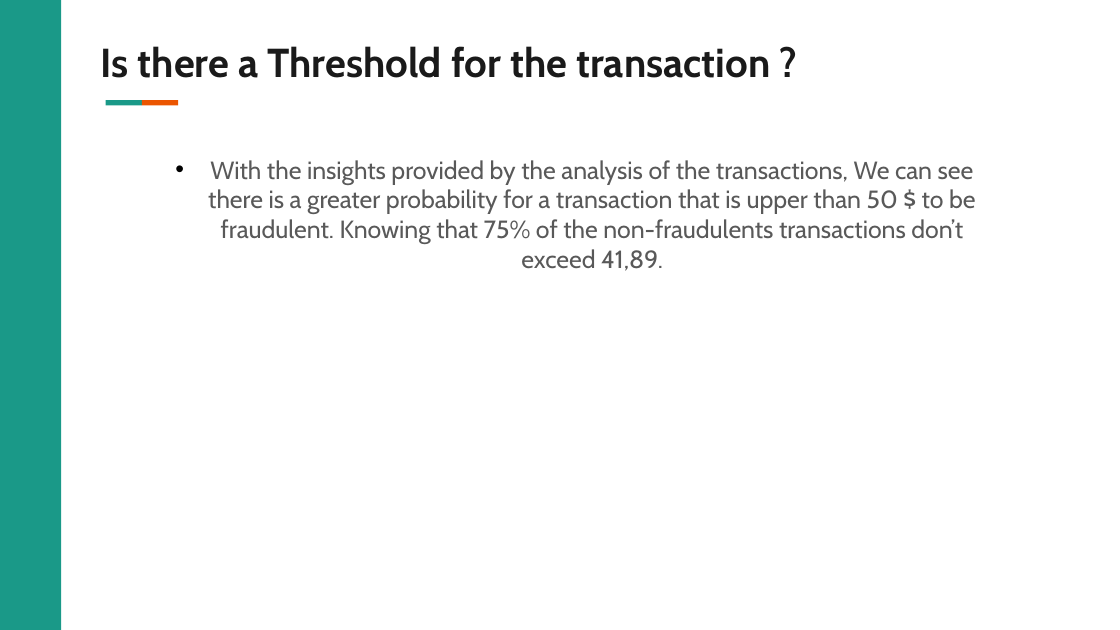
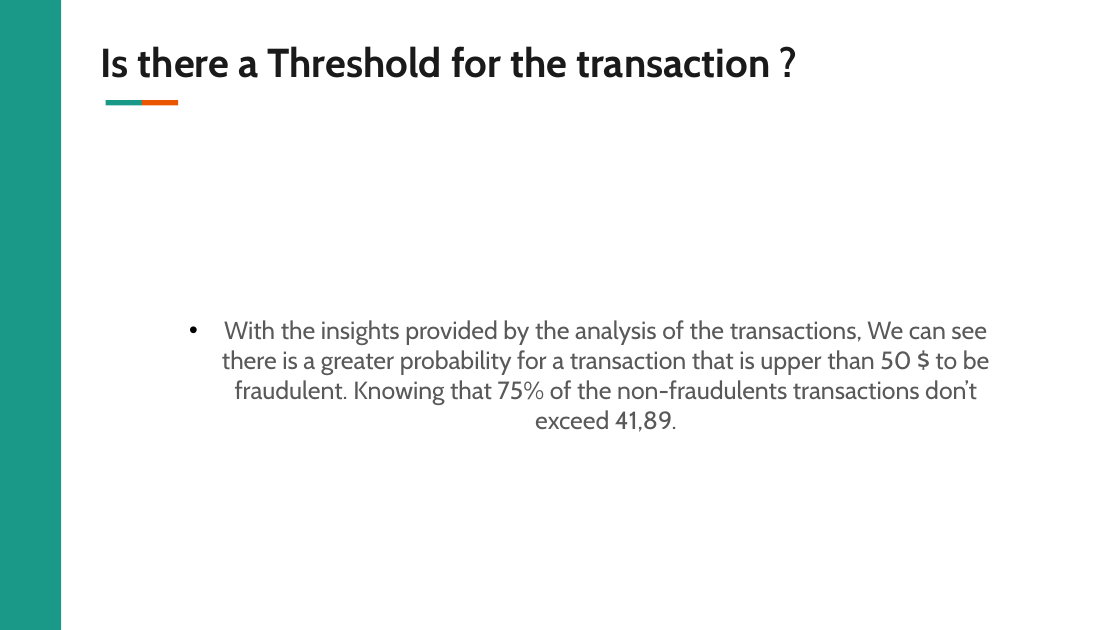
Before and after one commit to VIP509/Business-Intelligence-Project, a slide deck: slide 12 of BI Project Presentation .pptx. Drawn at 1120x630 pixels with LibreOffice and Linux fonts; fonts in the diff are those of the drawing; background and template pictures are left out. Boxes give left, top, right and bottom in pixels: in the first picture for what was removed or moved away, otherwise in the second. Text is boxed around its words. In the diff, an @@ line names an element or a change of style, - is before the commit and + after.

```diff
--- a/BI Project Presentation .pptx
+++ b/BI Project Presentation .pptx
@@ text "With the insights provided by ...": place and size @@
-text "With the insights provided by ..." at (208, 160, 975, 271)
+text "With the insights provided by ..." at (222, 320, 989, 432)
```
Also in this commit, not shown: 2 other slides changed.
